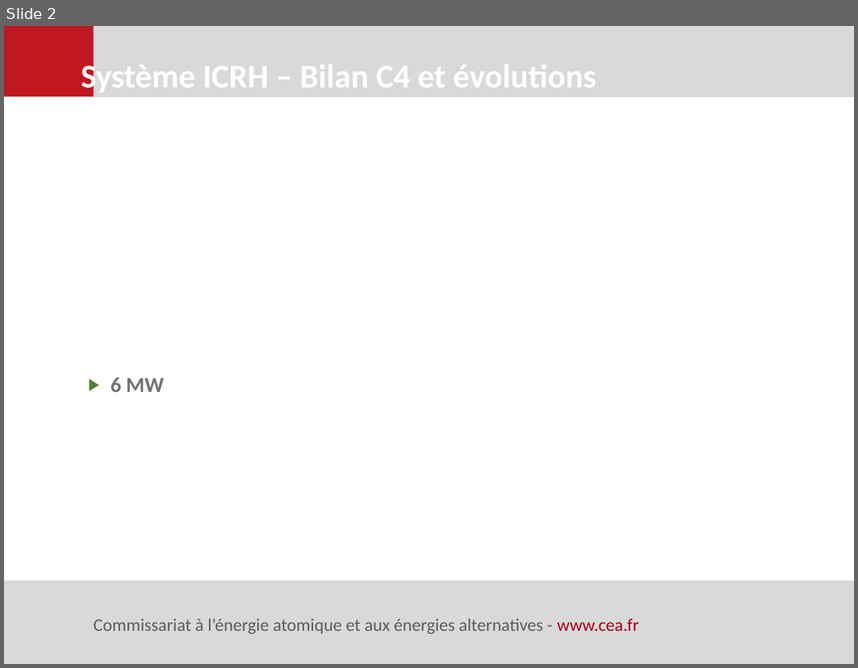
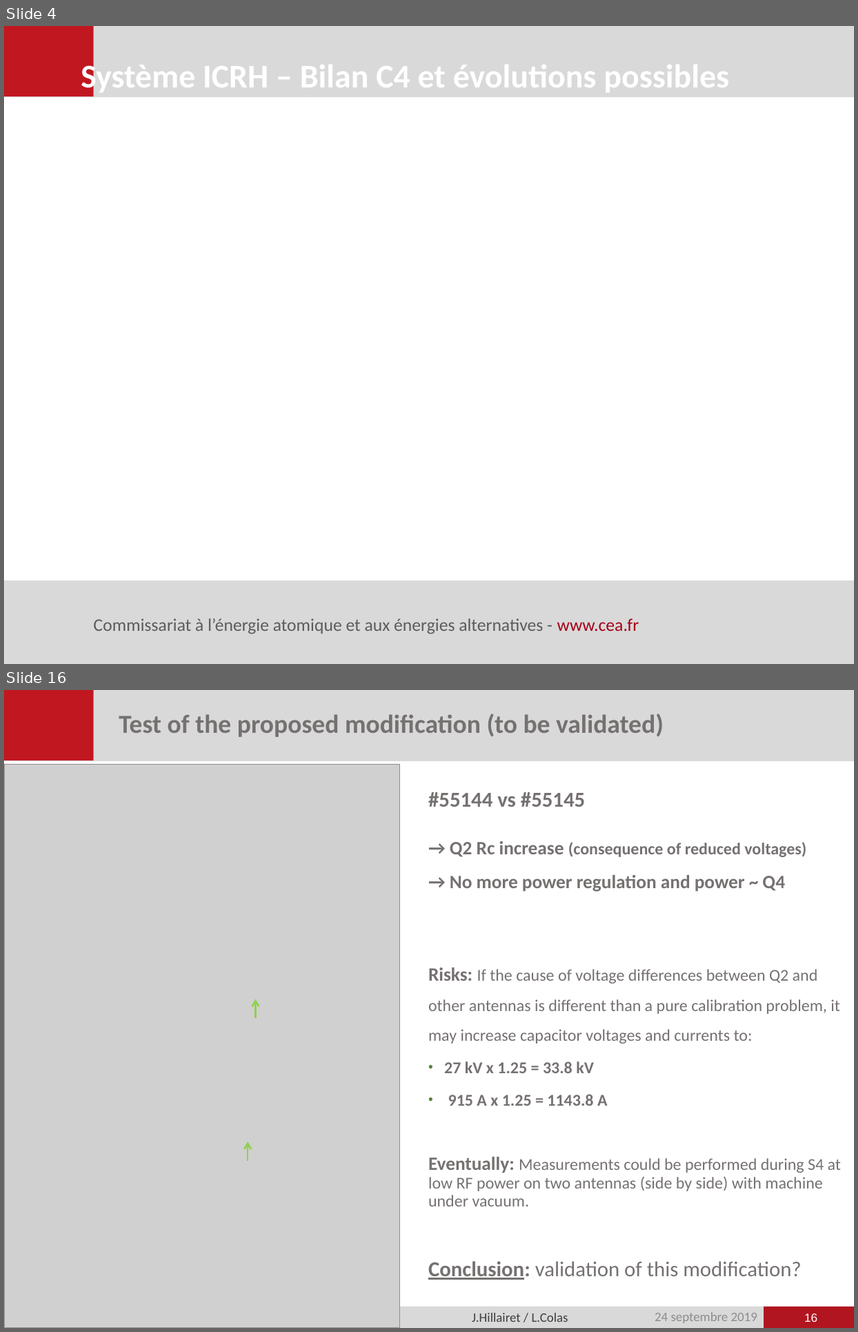
Before and after one commit to jhillairet/WEST_C4, a slide deck: presentations/2019-09-24_Evolutions possibles systeme ICRH de WEST.pptx. Shown one above the other, each under a label of ours: slide 2 before the commit, slides 4 and 16 after it; the slides between them are not shown. The pictures are 858x668 and 858x1332 pixels, drawn with LibreOffice and Linux fonts; fonts in the diff are those of the drawing; grey boxes stand for pictures; background and template pictures are left out. Boxes give left, top, right and bottom in pixels: in the first picture for what was removed or moved away, otherwise in the second. Text is boxed around its words. In the diff, an @@ line names an element or a change of style, - is before the commit and + after.

```diff
--- a/presentations/2019-09-24_Evolutions possibles systeme ICRH de WEST.pptx
+++ b/presentations/2019-09-24_Evolutions possibles systeme ICRH de WEST.pptx
@@ slide 16 added at <box>4,690,854,1328</box>, background #FFFFFF; not listed: 4 template elements that a slide beside it also shows @@
@@ title added at <box>119,713,664,737</box>, 22 pt, text #767171, bold @@
+Test of the proposed modification (to be validated)
@@ picture added at <box>4,765,400,1328</box> @@
@@ text added at <box>428,792,841,1279</box>, 14 pt, text #767171 @@
+#55144 vs #55145
+→ Q2 Rc increase (consequence of reduced voltages)
+→ No more power regulation and power ~ Q4
+Risks: If the cause of voltage differences between Q2 and other antennas is different than a pure calibration problem, it may increase capacitor voltages and currents to:
+• 27 kV x 1.25 = 33.8 kV
+• 915 A x 1.25 = 1143.8 A
+Eventually: Measurements could be performed during S4 at low RF power on two antennas (side by side) with machine under vacuum.
+Conclusion: validation of this modification?
@@ arrow added from (256, 1018) to (256, 998), #92D050 1.5 pt @@
@@ arrow added from (248, 1160) to (248, 1141), #92D050 1.5 pt @@
@@ text added at <box>472,1312,568,1321</box>, 11 pt, text #3F3F3F @@
+J.Hillairet / L.Colas
@@ text added at <box>655,1312,757,1323</box>, 11 pt, text #8C8C8C @@
+24 septembre 2019
@@ page number added at <box>804,1313,818,1321</box>, 10 pt, text #FFFFFF @@
+16
@@ what was slide 2 is now slide 4 @@
@@ slide 4 changed as well @@
@@ text at <box>81,56,729,96</box>: text changed @@
-Système ICRH – Bilan C4 et évolutions
+Système ICRH – Bilan C4 et évolutions possibles
@@ text removed at <box>110,377,164,392</box> @@
-▶ 6 MW
```
Also in this commit, not shown: 1 other slide changed, 20 other slides added, 17 other files.
